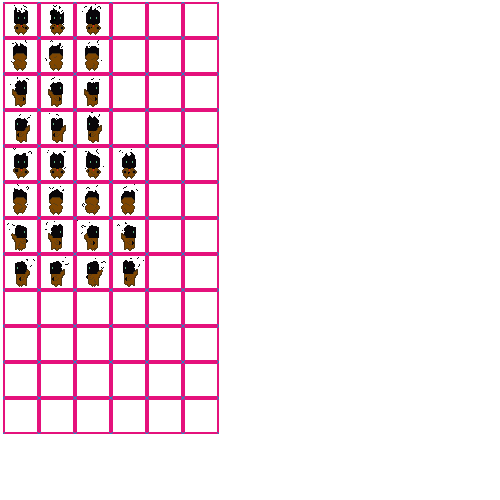
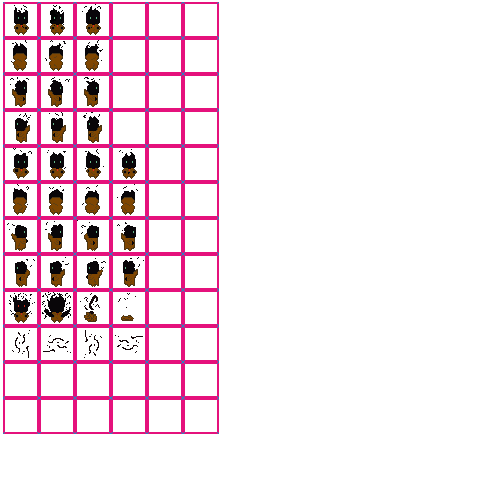
Two versions of the same layered image (500x500). Layer-by-layer changes:
painted on "Calque 5(collé)" over (9, 29, 143, 358)
